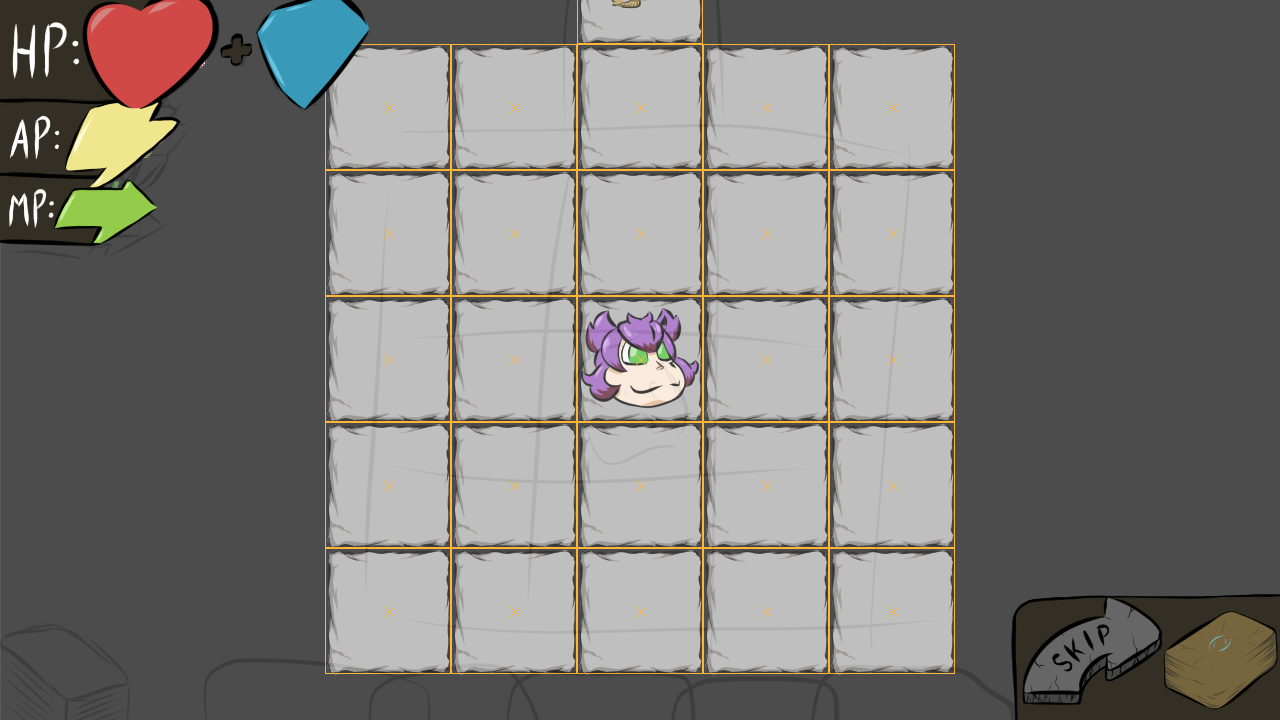
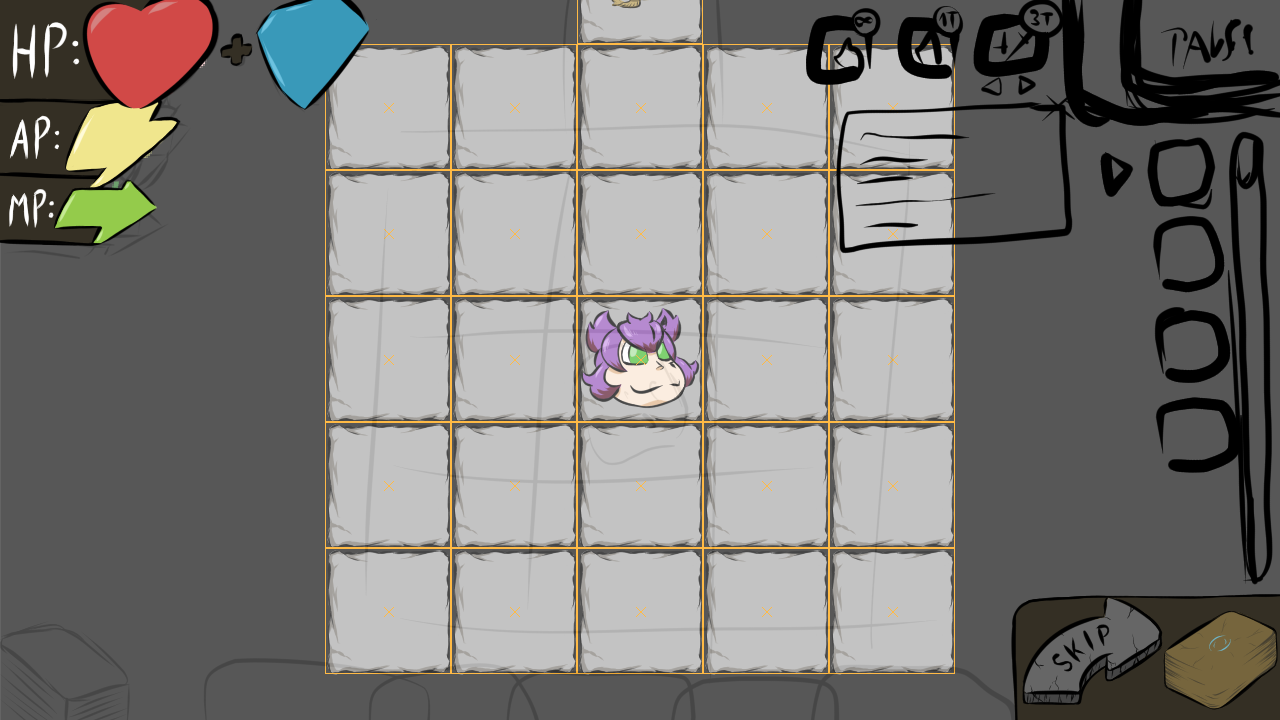
Layers edited between the first and the second 1280px x 720px image:
added layer "Calque de dessin 16" above "Calque de dessin 15" over [768, 0, 1280, 640]
painted on "Copier de Calque de dessin 8" over [1024, 512, 1152, 603]
painted on "Copier de Calque de dessin 1" over [960, 512, 1216, 720]
painted on "C''" over [1024, 576, 1152, 603]
painted on "C" over [960, 576, 1216, 704]
painted on "B" (1st of 2, in "Calque de groupe 2" › "buttonArrowUp") over [960, 576, 1216, 704]
painted on "Calque de dessin 4" over [960, 576, 1216, 720]
painted on "Calque de dessin 9" over [960, 576, 1280, 720]
painted on "lineHP" over [154, 0, 256, 128]
painted on "colorHP" over [154, 0, 256, 128]
painted on "colorSP" over [192, 0, 384, 128]
"demoScreen": opacity 78% → 73%, painted on it over [0, 0, 1280, 720]
painted on "croki" over [0, 0, 1280, 720]
